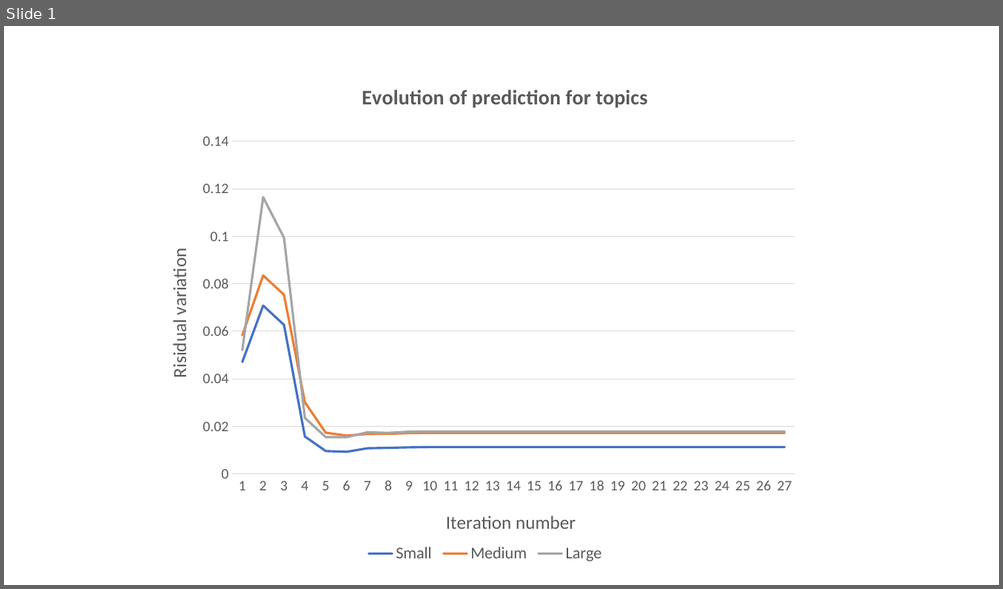
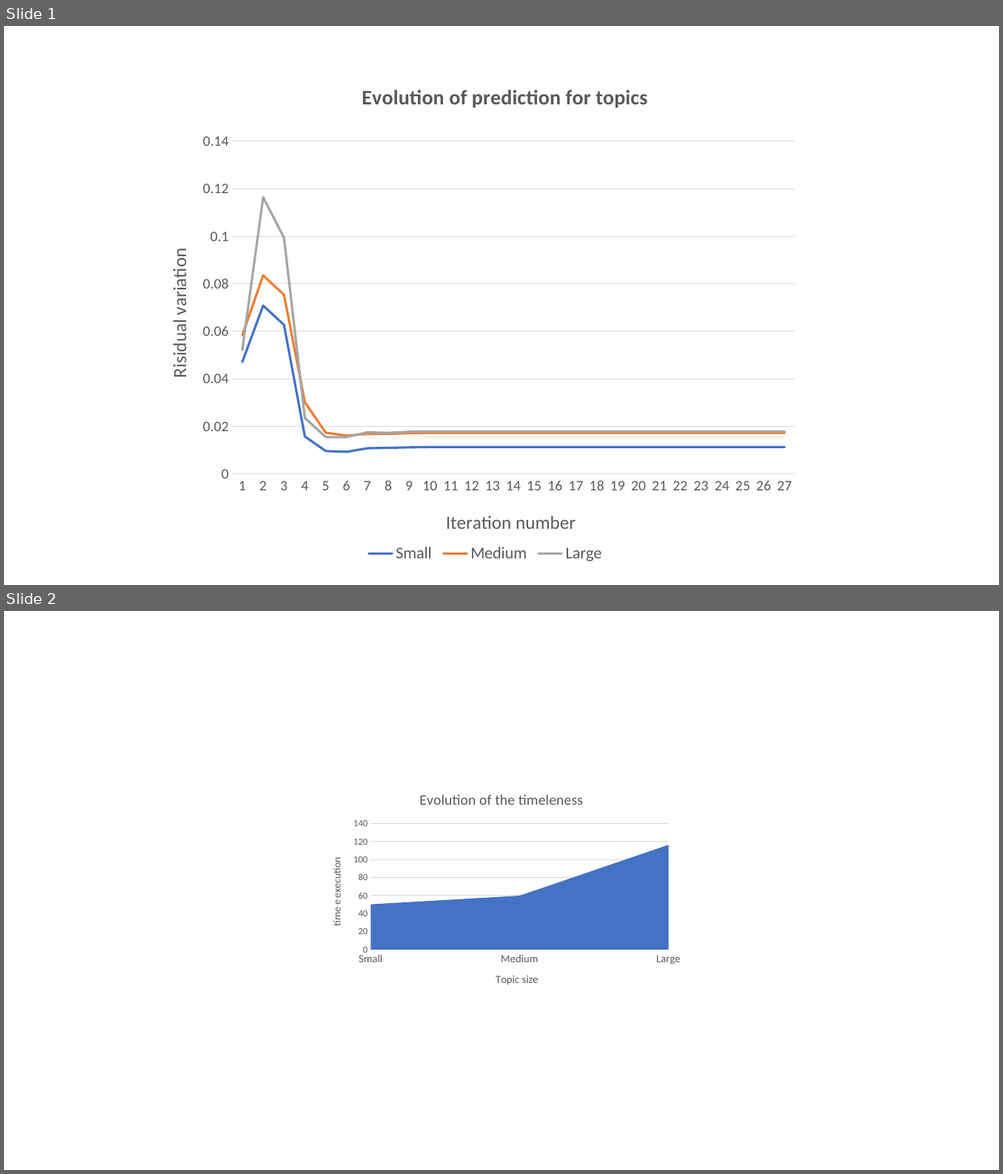
Before and after one commit to Olydia/Discolog, a slide deck: papers/AAMAS/figs/graphs.pptx. Shown one above the other, each under a label of ours: slide 1 before the commit, slides 1 and 2 after it. The pictures are 1003x589 and 1003x1174 pixels, drawn with LibreOffice and Linux fonts; fonts in the diff are those of the drawing. Boxes give left, top, right and bottom in pixels: in the first picture for what was removed or moved away, otherwise in the second. Text is boxed around its words. In the diff, an @@ line names an element or a change of style, - is before the commit and + after.

```diff
--- a/papers/AAMAS/figs/graphs.pptx
+++ b/papers/AAMAS/figs/graphs.pptx
@@ slide 2 added at [4,611,999,1170], background #FFFFFF @@
@@ area stacked chart added at [315,779,688,1002] @@
+title "Evolution of the timeleness "
+categories: Small, Medium, Large
+Series 1: 50, 60, 116
```
Also in this commit, not shown: 1 other file.
